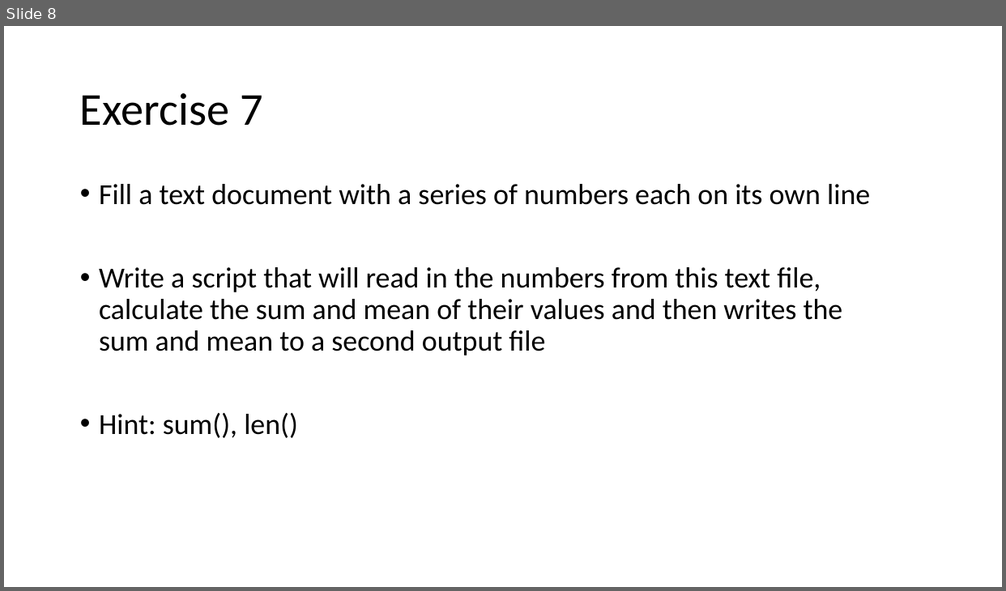
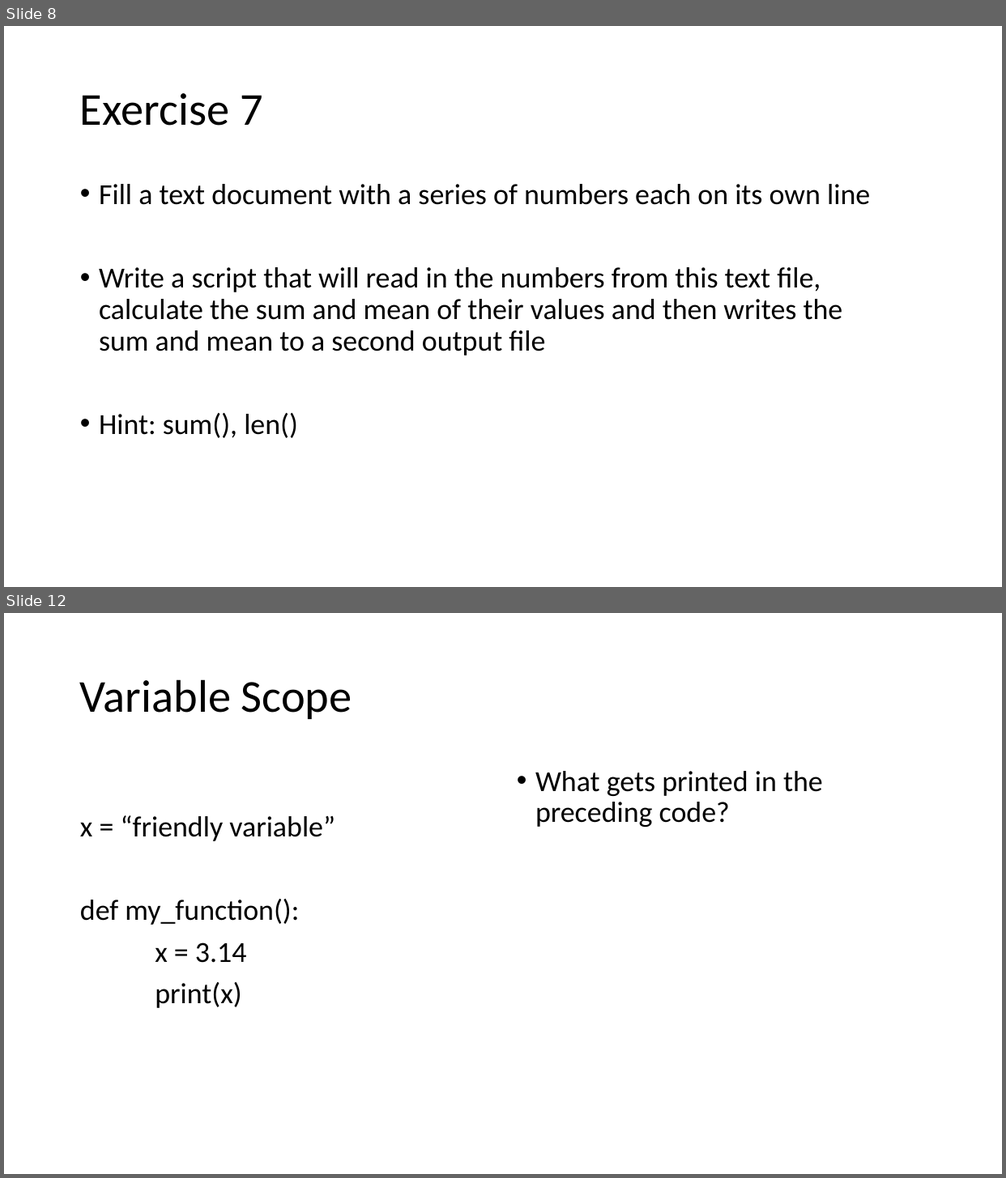
Before and after one commit to bunnylab/intropython-workshop, a slide deck: slides/day2.pptx. Shown one above the other, each under a label of ours: slide 8 before the commit, slides 8 and 12 after it; the slides between them are not shown. The pictures are 1006x591 and 1006x1178 pixels, drawn with LibreOffice and Linux fonts; fonts in the diff are those of the drawing. Boxes give left, top, right and bottom in pixels: in the first picture for what was removed or moved away, otherwise in the second. Text is boxed around its words. In the diff, an @@ line names an element or a change of style, - is before the commit and + after.

```diff
--- a/slides/day2.pptx
+++ b/slides/day2.pptx
@@ slide 12 added at (x1=4, y1=613, x2=1002, y2=1174), background #FFFFFF @@
@@ title added at (x1=80, y1=679, x2=352, y2=719), 44 pt, text #000000 @@
+Variable Scope
@@ text added at (x1=535, y1=771, x2=823, y2=827), 28 pt, text #000000 @@
+• What gets printed in the preceding code?
@@ text added at (x1=80, y1=815, x2=335, y2=1008), 28 pt, text #000000 @@
+x = “friendly variable”
+def my_function():
+x = 3.14
+print(x)
```
Also in this commit, not shown: 2 slides changed, 7 other slides added, 25 other files.
